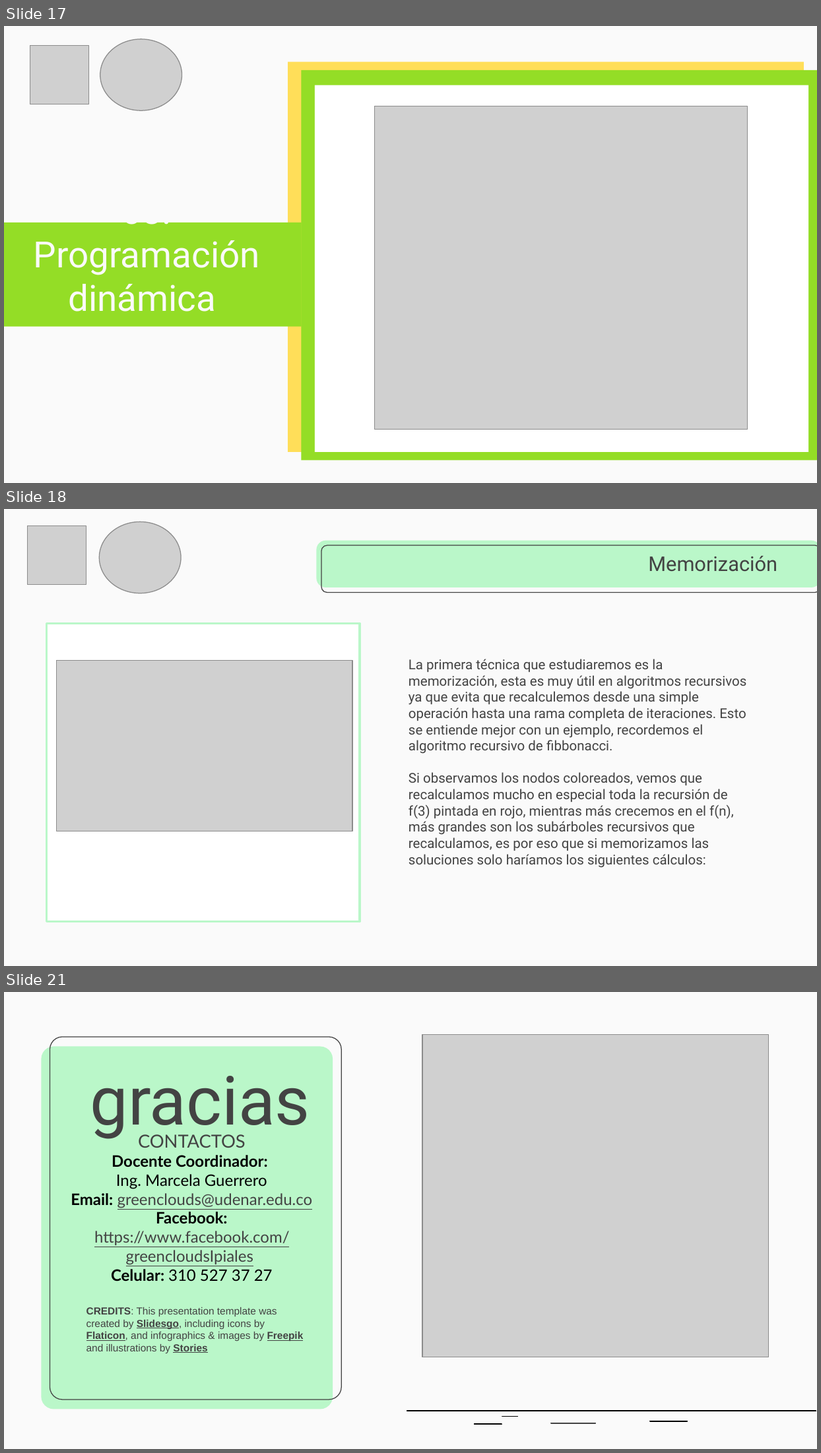
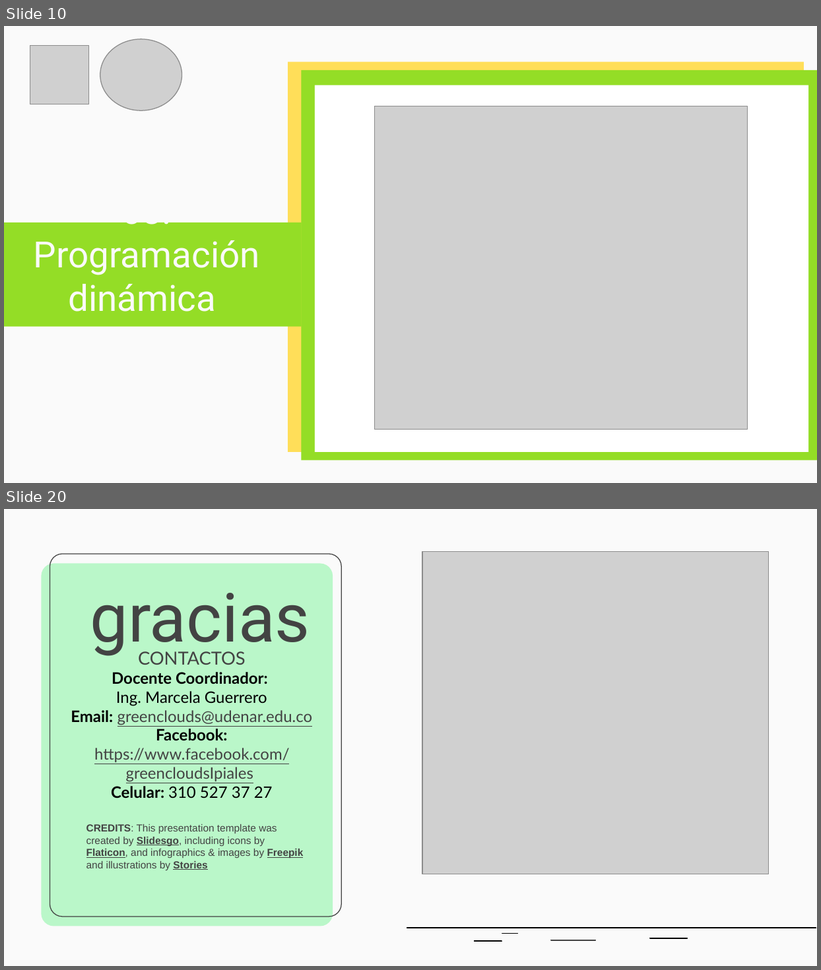
Before and after one commit to cangothic/CursoDePrgramacionCompetitiva, a slide deck: clase 4/Capacitación Maratones.pptx. Shown one above the other, each under a label of ours: slides 17, 18 and 21 before the commit, slides 10 and 20 after it; the slides between them are not shown. The pictures are 821x1453 and 821x970 pixels, drawn with LibreOffice and Linux fonts; fonts in the diff are those of the drawing; grey boxes stand for pictures. Boxes give left, top, right and bottom in pixels: in the first picture for what was removed or moved away, otherwise in the second. Text is boxed around its words. In the diff, an @@ line names an element or a change of style, - is before the commit and + after.

```diff
--- a/clase 4/Capacitación Maratones.pptx
+++ b/clase 4/Capacitación Maratones.pptx
@@ slide 18 removed at (x1=4, y1=509, x2=817, y2=966), background #FAFAFA @@
@@ picture removed at (x1=28, y1=526, x2=86, y2=585) @@
@@ picture removed at (x1=99, y1=522, x2=180, y2=593) @@
@@ rounded rectangle removed at (x1=316, y1=541, x2=817, y2=588) @@
@@ rounded rectangle removed at (x1=321, y1=545, x2=817, y2=593) @@
@@ title removed at (x1=648, y1=556, x2=778, y2=572) @@
-Memorización
@@ rectangle removed at (x1=46, y1=624, x2=359, y2=922) @@
@@ picture removed at (x1=57, y1=660, x2=353, y2=831) @@
@@ subtitle removed at (x1=409, y1=659, x2=746, y2=868) @@
-La primera técnica que estudiaremos es la memorización, esta es muy útil en algoritmos recursivos ya que evita que recalculemos desde una simple operación hasta una rama completa de iteraciones. Esto se entiende mejor con un ejemplo, recordemos el algoritmo recursivo de ﬁbbonacci.
-Si observamos los nodos coloreados, vemos que recalculamos mucho en especial toda la recursión de f(3) pintada en rojo, mientras más crecemos en el f(n), más grandes son los subárboles recursivos que recalculamos, es por eso que si memorizamos las soluciones solo haríamos los siguientes cálculos:
@@ what was slide 17 is now slide 10 @@
@@ what was slide 21 is now slide 20 @@
```
Also in this commit, not shown: 2 slides changed, 15 slides added, 15 other slides removed.
